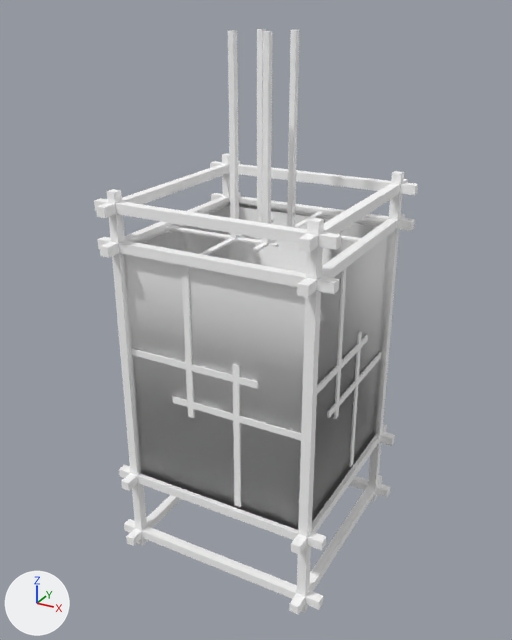
Before and after pictures for a commit that changed the FBX model Assets/Resources/Models/Environment/White lamp - hang.fbx.
Both versions are drawn from a camera (50 mm lens) standing at (0.0863, -0.1608, 0.1549) and looking at (-0.0012, -0.0019, 0.0754). The lights are fixed; the arrows at lower left show +X, +Y and +Z. Where no turn or scale is listed for an object, it has been applied to the vertices.
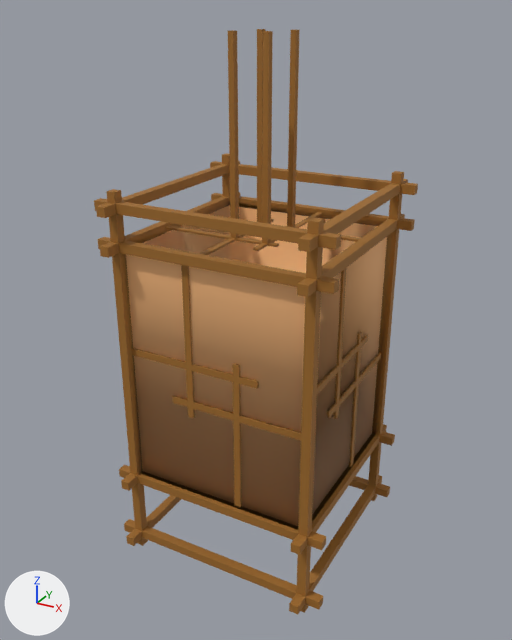
Changed parts and their boxes [x1, y1, x2, y2] in the pictures (512 x 640 px):
'pCube26', recoloured (white to brown)
    both: [94, 29, 418, 614]

The edits, one by one:
Material 'lamp_wood' (mat_lamp_wood) changes colour from white #ffffff to brown #9d6926; in linear values from (1.0, 1.0, 1.0) to (0.339, 0.142, 0.0197).
Material 'transparent' (mat_transparent) changes colour from white #ffffff to beige #ffbf82; in linear values from (1.0, 1.0, 1.0) to (1.0, 0.522, 0.224).
